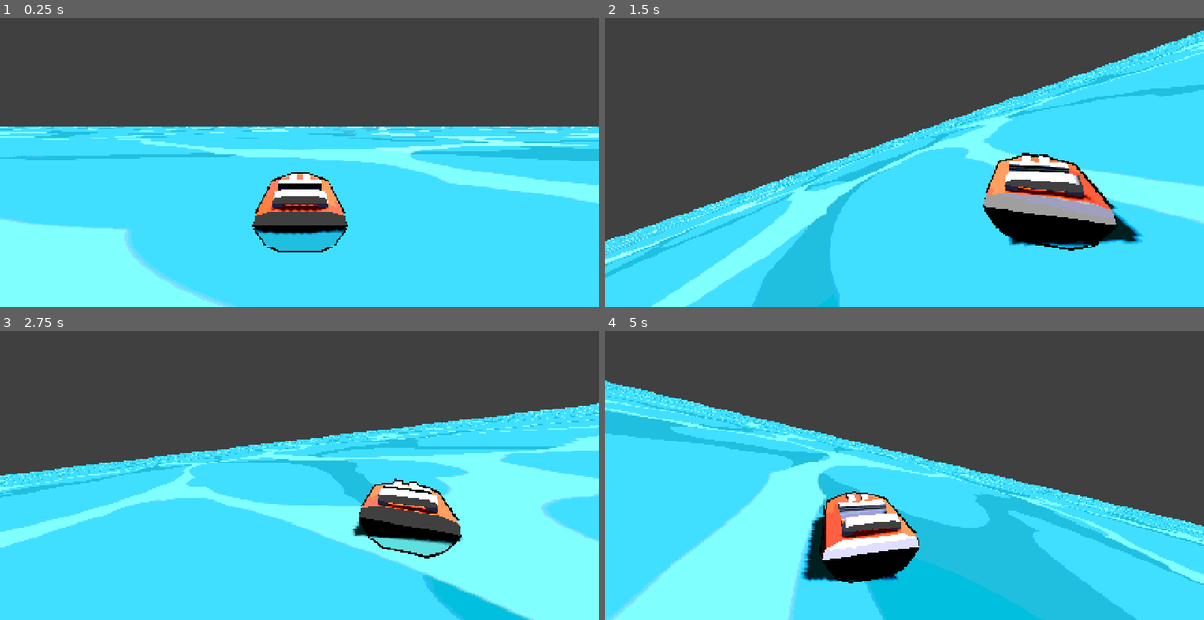
Above: before the commit, frames 1-4 (two rows, left to right).
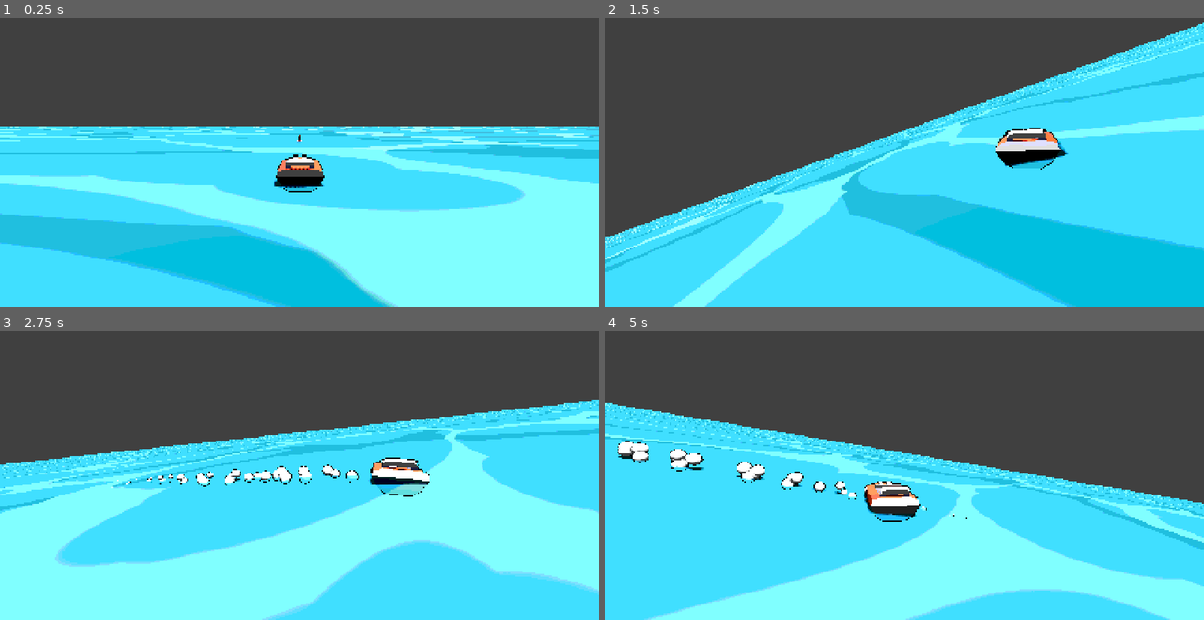
Above: after the commit, the same moments.

Repository: MilkBagBoii/flag-dash
Game: Godot game, scene res://Scene/main_game.tscn
Two runs of this game, one before a commit and one after it. Both use one fixed random seed, a clock stepped at 60 frames per second and the inputs below.
Inputs:
- Up to frame 1 (0.25 s): no input
- Up to frame 2 (1.5 s): tap Enter (ui_accept) at 0.5, 0.77 s; hold Right (ui_right) 0.53-1.28 s; hold Down (ui_down) from 1.28 s (still down)
- Up to frame 3 (2.75 s): tap Enter (ui_accept) at 1.52 s; release Down (ui_down) at 2.03 s; hold Right (ui_right) from 2.03 s (still down)
- Up to frame 4 (5 s): release Right (ui_right) at 2.78 s; hold Up (ui_up) 2.78-3.53 s; tap Enter (ui_accept) at 3.02, 3.77, 4.52 s; hold Left (ui_left) from 3.53 s (still down)

The runs differ from the first frame. In frame 1, 42% of the frame differs, in the area x 0-100%, y 37-100%; in frame 2, 32%; in frame 3, 39%; in frame 4, 41%.

Commit message:
game stuff

Diff:
--- /dev/null
+++ b/Scene/flag.tscn
@@ -0,0 +1,21 @@
+[gd_scene load_steps=4 format=3 uid="uid://daducu2je0iv5"]
+
+[ext_resource type="Script" uid="uid://deagbc4684jk5" path="res://Scripts/flag.gd" id="1_f0web"]
+[ext_resource type="PackedScene" uid="uid://c2sdid7tv6x6w" path="res://Assets/FloatyFlag.glb" id="1_khqe1"]
+
+[sub_resource type="SphereShape3D" id="SphereShape3D_khqe1"]
+radius = 1.2099913
+
+[node name="Flag" type="Node3D"]
+script = ExtResource("1_f0web")
+
+[node name="FloatyFlag" parent="." instance=ExtResource("1_khqe1")]
+transform = Transform3D(1.8779979, 0, 0, 0, 1.8779979, 0, 0, 0, 1.8779979, 0, 0, 0)
+
+[node name="Area3D" type="Area3D" parent="."]
+
+[node name="CollisionShape3D" type="CollisionShape3D" parent="Area3D"]
+transform = Transform3D(1, 0, 0, 0, 1, 0, 0, 0, 1, 0, 0.5328866, 0)
+shape = SubResource("SphereShape3D_khqe1")
+
+[connection signal="body_entered" from="Area3D" to="." method="_on_area_3d_body_entered"]
--- a/Scene/main_game.tscn
+++ b/Scene/main_game.tscn
@@ -1,7 +1,8 @@
-[gd_scene load_steps=9 format=3 uid="uid://b8vlivg1yuxts"]
+[gd_scene load_steps=11 format=3 uid="uid://b8vlivg1yuxts"]
 
 [ext_resource type="PackedScene" uid="uid://b3v6tvdb70xhb" path="res://Scene/player_ships.tscn" id="2_htkpn"]
 [ext_resource type="Shader" uid="uid://d3xy3765ib8hq" path="res://water.gdshader" id="2_vh4eo"]
+[ext_resource type="PackedScene" uid="uid://daducu2je0iv5" path="res://Scene/flag.tscn" id="3_htkpn"]
 
 [sub_resource type="ProceduralSkyMaterial" id="ProceduralSkyMaterial_jv8gs"]
 sky_horizon_color = Color(0.66224277, 0.6717428, 0.6867428, 1)
@@ -23,8 +24,8 @@
 shader_parameter/distortion_speed = 6.45
 shader_parameter/tile = Vector2(1500, 2000)
 shader_parameter/wave_speed = 2.0
-shader_parameter/wave_amplitude = 0.5
-shader_parameter/wave_frequency = 0.5
+shader_parameter/wave_amplitude = 0.25
+shader_parameter/wave_frequency = 1.5
 shader_parameter/time_offset = 0.0
 shader_parameter/water_size = Vector2(128, 128)
 shader_parameter/water_transparency = 0.8
@@ -39,6 +40,8 @@
 material = SubResource("ShaderMaterial_htkpn")
 
 [sub_resource type="WorldBoundaryShape3D" id="WorldBoundaryShape3D_vh4eo"]
+
+[sub_resource type="PhysicsMaterial" id="PhysicsMaterial_dkllt"]
 
 [node name="MainGame" type="Node"]
 
@@ -60,3 +63,7 @@
 shape = SubResource("WorldBoundaryShape3D_vh4eo")
 
 [node name="Ship" parent="." instance=ExtResource("2_htkpn")]
+physics_material_override = SubResource("PhysicsMaterial_dkllt")
+
+[node name="Flag" parent="." instance=ExtResource("3_htkpn")]
+transform = Transform3D(1, 0, 0, 0, 1, 0, 0, 0, 1, -0.095404625, 0.15876669, -22.186268)
--- a/Scene/ship.tscn
+++ b/Scene/ship.tscn
@@ -4,8 +4,7 @@
 [ext_resource type="PackedScene" uid="uid://byqoh578q7ic1" path="res://Scene/boat.tscn" id="2_r61vp"]
 [ext_resource type="Script" uid="uid://br3upxf2okdt5" path="res://Scripts/smoothboat.gd" id="3_uq5ii"]
 
-[sub_resource type="PhysicsMaterial" id="PhysicsMaterial_dkllt"]
-friction = 0.1
+[sub_resource type="PhysicsMaterial" id="PhysicsMaterial_vt42t"]
 
 [sub_resource type="CapsuleShape3D" id="CapsuleShape3D_dkdy2"]
 radius = 0.68359375
@@ -57,7 +56,7 @@
 axis_lock_angular_x = true
 axis_lock_angular_z = true
 mass = 2.0
-physics_material_override = SubResource("PhysicsMaterial_dkllt")
+physics_material_override = SubResource("PhysicsMaterial_vt42t")
 can_sleep = false
 freeze_mode = 1
 script = ExtResource("1_vt42t")
@@ -65,7 +64,6 @@
 [node name="Model" parent="." instance=ExtResource("2_r61vp")]
 top_level = true
 script = ExtResource("3_uq5ii")
-offset = Vector2(0, 0)
 
 [node name="CollisionShape3D" type="CollisionShape3D" parent="."]
 transform = Transform3D(-0.013648011, 4.3707317e-08, 0.99990684, 0.99990684, 5.965735e-10, 0.013648011, 0, 1, -4.371139e-08, 8.055631e-09, 0.44271886, -1.6914113)
--- /dev/null
+++ b/Scripts/flag.gd
@@ -0,0 +1,20 @@
+extends Node3D
+
+var holder: Node3D = null
+var interp_speed: float = 10
+var grab_cd: float = 5
+var cur_cd: float = 0
+
+func _process(delta: float) -> void:
+	if (cur_cd > 0):
+		cur_cd -= delta
+	if (holder != null):
+		global_position = lerp(global_position, holder.global_position, delta * interp_speed)
+
+
+func _on_area_3d_body_entered(body: Node3D) -> void:
+	if (cur_cd > 0.01): return
+	if (body is Ship):
+		holder = body
+		cur_cd = grab_cd
+	pass # Replace with function body.
--- a/Scripts/game_manager.gd
+++ b/Scripts/game_manager.gd
@@ -1,3 +1,4 @@
 extends Node
 
-var first_place
+var leader_board: Array[Ship]
+var flag_node: PackedScene
--- a/Scripts/player_camera.gd
+++ b/Scripts/player_camera.gd
@@ -2,7 +2,7 @@
 
 
 @export var interp_speed: float = 25
-@export var offset: Vector2 = Vector2(0,4)
+@export var offset: Vector2 = Vector2(0,8)
 @onready var top: Node3D = $"../Model"
 
 func _process(delta: float) -> void:
--- a/Scripts/player_ship.gd
+++ b/Scripts/player_ship.gd
@@ -2,7 +2,6 @@
 
 
 func _physics_process(delta: float) -> void:
-	do_particals()
 	if (Input.is_action_pressed("ui_up") && linear_velocity.length() < max_speed):
 		apply_force(-transform.basis.z * acceleration)
 	if(Input.is_action_pressed("ui_down") && linear_velocity.length() < max_speed):
@@ -14,7 +13,4 @@
 		apply_torque(Vector3.UP * -turn_speed)
 	elif  (Input.is_action_pressed("ui_left")):
 		apply_torque(Vector3.UP * turn_speed)
-	calc_model_transform(delta)
-
-
-	angular_damp = clamp(max_ang_damp * (linear_velocity.length() / max_speed), 0, max_ang_damp)
+	super._physics_process(delta)
--- a/Scripts/ship.gd
+++ b/Scripts/ship.gd
@@ -1,7 +1,7 @@
 extends RigidBody3D
 class_name Ship
 
-@export var acceleration: float = 100
+@export var acceleration: float = 200
 @export var deceleration: float = 25
 @export var max_speed: float = 100
 @export var turn_speed: float = 15
@@ -12,8 +12,13 @@
 var prev_lin: Vector3
 var prev_ang: Vector3
 func _physics_process(delta: float) -> void:
+	if (linear_velocity.length() <= 0.2):
+		gravity_scale = 0
+	else:
+		gravity_scale = 1
 	do_particals()
 	calc_model_transform(delta)
+	angular_damp = clamp(max_ang_damp * (linear_velocity.length() / max_speed), 0, max_ang_damp)
 func do_particals():
 	if (linear_velocity.length() > max_speed/2):
 		splash_emitter.emitting = true
Binary file added: Assets/FloatyFlag.glb
Not shown, added: Assets/FloatyFlag.glb.import
Binary file added: Assets/FloatyFlag_FloatyFlag.png
Not shown, added: Assets/FloatyFlag_FloatyFlag.png.import
Not shown, added: Scripts/flag.gd.uid
